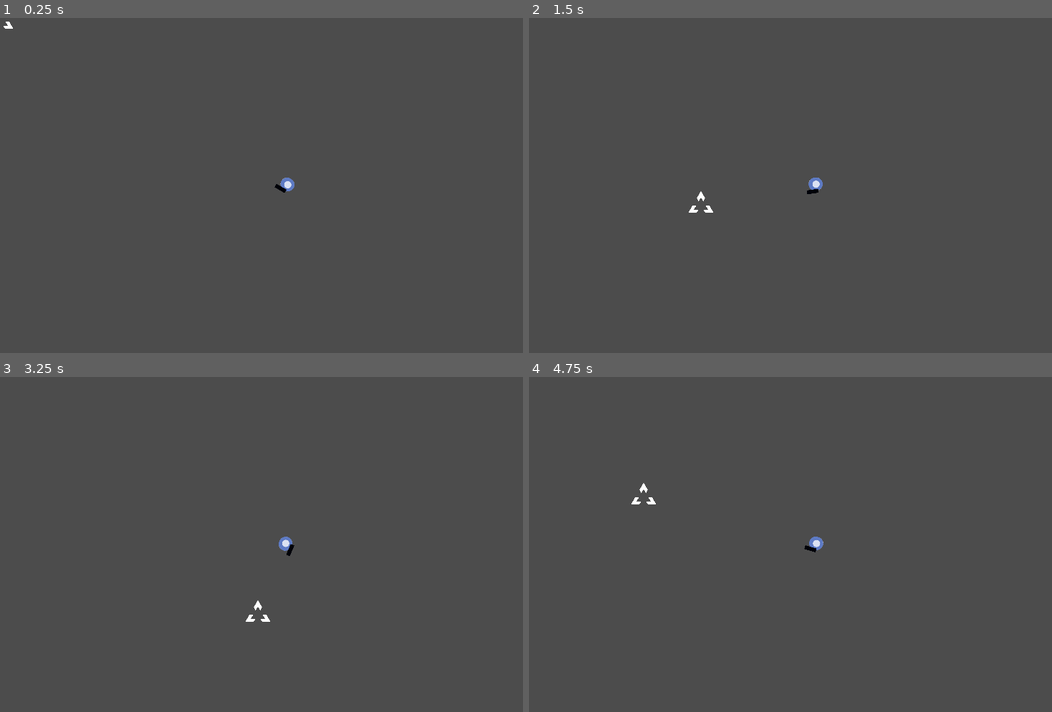
Above: before the commit, frames 1-4 (two rows, left to right).
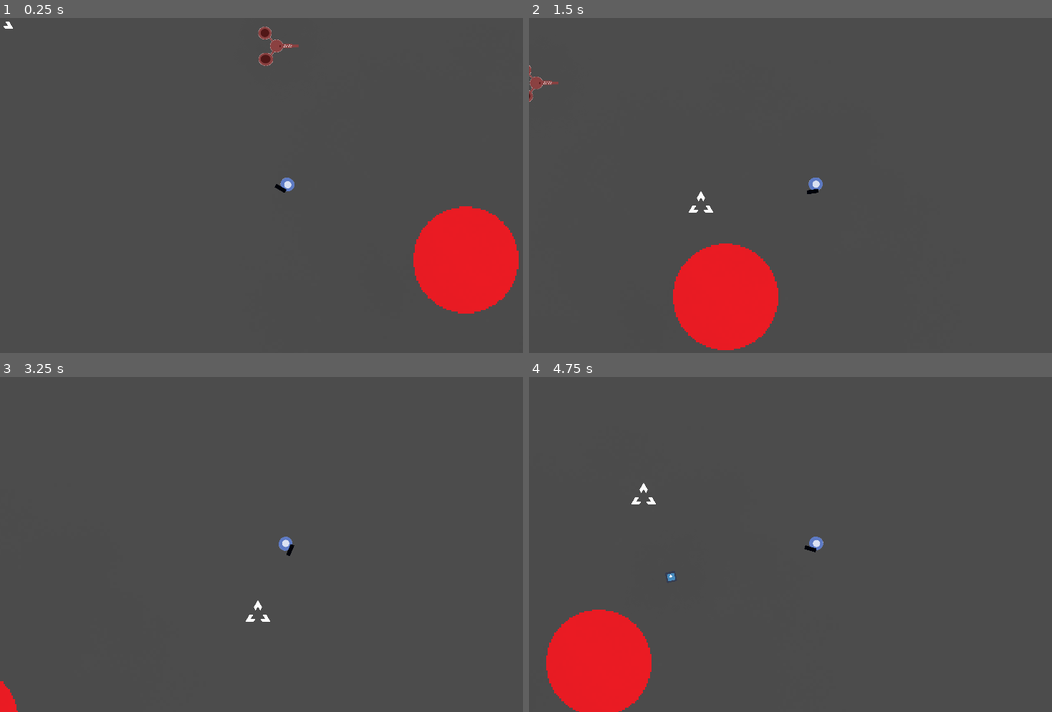
Above: after the commit, the same moments.

Repository: jnrdrgz/BadDrones
Game: Godot game, scene res://Game/Levels/TestLevel.tscn
Two runs of this game, one before a commit and one after it. Both use one fixed random seed, a clock stepped at 60 frames per second and the inputs below. This scene is started directly instead of the project's main scene. The engine's default icon, where the game draws it, is replaced by a stand-in: a white triangle on a blue panel in a dark square.
Inputs (mouse positions are in pixels of both pictures, inside the frame that each line leads up to):
- Up to frame 1 (0.25 s): no input
- Up to frame 2 (1.5 s): tap Enter at 0.5 s; move the mouse to (942, 168) at 0.52 s; hold W (move_up) 0.53-1.28 s; click (942, 168) at 0.6 s; move the mouse to (701, 202) at 1.27 s; hold S (move_down) from 1.28 s (still down); click (701, 202) at 1.35 s
- Up to frame 3 (3.25 s): move the mouse to (345, 470) at 2.02 s; release S (move_down) at 2.03 s; hold W (move_up) from 2.03 s (still down); click (345, 470) at 2.1 s; tap Space at 2.75 s; move the mouse to (256, 611) at 2.77 s; click (256, 611) at 2.85 s
- Up to frame 4 (4.75 s): move the mouse to (989, 594) at 3.52 s; release W (move_up) at 3.53 s; hold S (move_down) from 3.53 s (still down); click (989, 594) at 3.6 s; move the mouse to (644, 494) at 4.27 s; click (644, 494) at 4.35 s

The runs differ from the first frame. In frame 1, 5.3% of the frame differs, in the area x 49-100%, y 2-89%; in frame 2, 5.2%; in frame 3, 0.2%; in frame 4, 5.0%.

Commit message:
enemigo creador de enemigos

Diff:
--- /dev/null
+++ b/Game/BaseEnemy.gd
@@ -0,0 +1,78 @@
+extends KinematicBody2D
+
+var player = null
+const MOVE_SPEED = 200
+
+var killed = false
+var player_already_saw = false
+
+export var health = 3
+var can_move = true
+
+#Shield variables
+var shield_activated = false
+var timer = null
+export var delay = 5
+
+func _ready():
+	set_player()
+
+func follow_player(delta):
+	var vec_to_player = player.global_position - global_position
+	vec_to_player = vec_to_player.normalized()
+	global_rotation = atan2(vec_to_player.y, vec_to_player.x)
+	var collision = move_and_collide(vec_to_player * MOVE_SPEED * delta)
+
+	if collision :
+		var obj_coll = collision.collider
+
+		if obj_coll:
+			if obj_coll.is_in_group("walls"):
+				print("Wall collision")
+				kill()
+
+
+func _process(delta):
+	if killed:
+		if $Explosion.finished:
+			queue_free()
+
+func receive_damage(amount):
+	if(!shield_activated):
+		print("damaged")
+		start_shield()
+		health -= amount
+		if(health <= 0):
+			kill()
+
+func kill():
+	print("kill")
+	can_move = false
+	$Explosion.visible = true
+	$Sprite.visible = false
+	$Explosion.play_anim("main_explosion")
+	killed = true
+
+func set_player():
+	player = get_tree().current_scene.get_node("Player")
+
+func _on_Area2D_body_entered(body):
+	if body.is_in_group('player'):
+		player_already_saw = true
+
+func start_shield():
+	create_timer()
+	$Shield.visible = true
+	shield_activated = true
+
+func stop_shield():
+	$Shield.visible = false
+	shield_activated = false
+
+func create_timer():
+	timer = Timer.new()
+	timer.set_one_shot(true)
+	timer.set_wait_time(delay)
+	timer.connect("timeout", self, "stop_shield")
+	add_child(timer)
+	timer.start()
--- /dev/null
+++ b/Game/BaseEnemy.tscn
@@ -0,0 +1,27 @@
+[gd_scene load_steps=5 format=2]
+
+[ext_resource path="res://Game/Explosion.tscn" type="PackedScene" id=1]
+[ext_resource path="res://Game/BaseEnemy.gd" type="Script" id=2]
+
+[sub_resource type="CircleShape2D" id=1]
+radius = 8.37144
+
+[sub_resource type="RectangleShape2D" id=2]
+extents = Vector2( 9.03548, 8.91444 )
+
+[node name="EnemyBase" type="KinematicBody2D"]
+script = ExtResource( 2 )
+
+[node name="Sprite" type="Sprite" parent="."]
+
+[node name="CollisionShape2D" type="CollisionShape2D" parent="."]
+shape = SubResource( 1 )
+
+[node name="Explosion" parent="." instance=ExtResource( 1 )]
+
+[node name="Area2D" type="Area2D" parent="."]
+
+[node name="CollisionShape2D" type="CollisionShape2D" parent="Area2D"]
+shape = SubResource( 2 )
+
+[node name="Shield" type="Sprite" parent="."]
--- /dev/null
+++ b/Game/Enemy2.gd
@@ -0,0 +1,22 @@
+extends "res://Game/BaseEnemy.gd"
+
+onready var projectile_enemy_scene = preload("res://Game/Enemy3.tscn")
+
+func _ready():
+	._ready()
+
+func _physics_process(delta):
+	#if player_already_saw:
+	#	.follow_player(delta)
+	pass
+
+func spawn_enemy():
+	var enemy_instance = projectile_enemy_scene.instance()
+	#enemy_instance.scale = Vector2(0.3,0.3)
+	enemy_instance.global_position = global_position
+	get_tree().current_scene.add_child(enemy_instance)
+
+
+func _on_EnemyCreationTimer_timeout():
+	print("enemy created")
+	spawn_enemy()
--- /dev/null
+++ b/Game/Enemy2.tscn
@@ -0,0 +1,23 @@
+[gd_scene load_steps=5 format=2]
+
+[ext_resource path="res://Game/BaseEnemy.tscn" type="PackedScene" id=1]
+[ext_resource path="res://Game/Enemy2.gd" type="Script" id=2]
+[ext_resource path="res://Assets/enemy2_prueba.png" type="Texture" id=3]
+
+[sub_resource type="CircleShape2D" id=1]
+radius = 31.1285
+
+[node name="Enemy2" instance=ExtResource( 1 )]
+script = ExtResource( 2 )
+
+[node name="Sprite" parent="." index="0"]
+scale = Vector2( 0.5, 0.5 )
+texture = ExtResource( 3 )
+
+[node name="CollisionShape2D" parent="Area2D" index="0"]
+shape = SubResource( 1 )
+
+[node name="EnemyCreationTimer" type="Timer" parent="." index="5"]
+wait_time = 4.0
+autostart = true
+[connection signal="timeout" from="EnemyCreationTimer" to="." method="_on_EnemyCreationTimer_timeout"]
--- /dev/null
+++ b/Game/Enemy3.gd
@@ -0,0 +1,7 @@
+extends "res://Game/BaseEnemy.gd"
+
+func _ready():
+	._ready()
+
+func _physics_process(delta):
+	.follow_player(delta)
--- /dev/null
+++ b/Game/Enemy3.tscn
@@ -0,0 +1,12 @@
+[gd_scene load_steps=4 format=2]
+
+[ext_resource path="res://Game/BaseEnemy.tscn" type="PackedScene" id=1]
+[ext_resource path="res://icon.png" type="Texture" id=2]
+[ext_resource path="res://Game/Enemy3.gd" type="Script" id=3]
+
+[node name="Enemy3" instance=ExtResource( 1 )]
+script = ExtResource( 3 )
+
+[node name="Sprite" parent="." index="0"]
+scale = Vector2( 0.25, 0.25 )
+texture = ExtResource( 2 )
--- a/Game/Levels/TestLevel.tscn
+++ b/Game/Levels/TestLevel.tscn
@@ -1,14 +1,15 @@
-[gd_scene load_steps=4 format=2]
+[gd_scene load_steps=5 format=2]
 
 [ext_resource path="res://Game/BaseLevel.tscn" type="PackedScene" id=1]
 [ext_resource path="res://Game/Argos.tscn" type="PackedScene" id=2]
 [ext_resource path="res://Game/Levels/TestLevel.gd" type="Script" id=3]
+[ext_resource path="res://Game/Enemy2.tscn" type="PackedScene" id=4]
 
 [node name="TestLevel" instance=ExtResource( 1 )]
 script = ExtResource( 3 )
 
 [node name="Player" parent="." index="0"]
-position = Vector2( 860.224, 403.673 )
+position = Vector2( 245.115, 331.835 )
 
 [node name="Argos" parent="Enemies" index="0" instance=ExtResource( 2 )]
 position = Vector2( 231.951, 119.039 )
@@ -19,4 +20,8 @@
 
 [node name="Aim" parent="." index="4"]
 position = Vector2( 727.145, 273.862 )
+
+[node name="Enemy2" parent="." index="5" instance=ExtResource( 4 )]
+position = Vector2( 517.534, 445.288 )
+scale = Vector2( 5, 5 )
 [connection signal="timeout" from="Spawner" to="." method="_on_Spawner_timeout"]
Binary file added: Assets/enemy2_prueba.png
Not shown, added: Assets/enemy2_prueba.png.import
